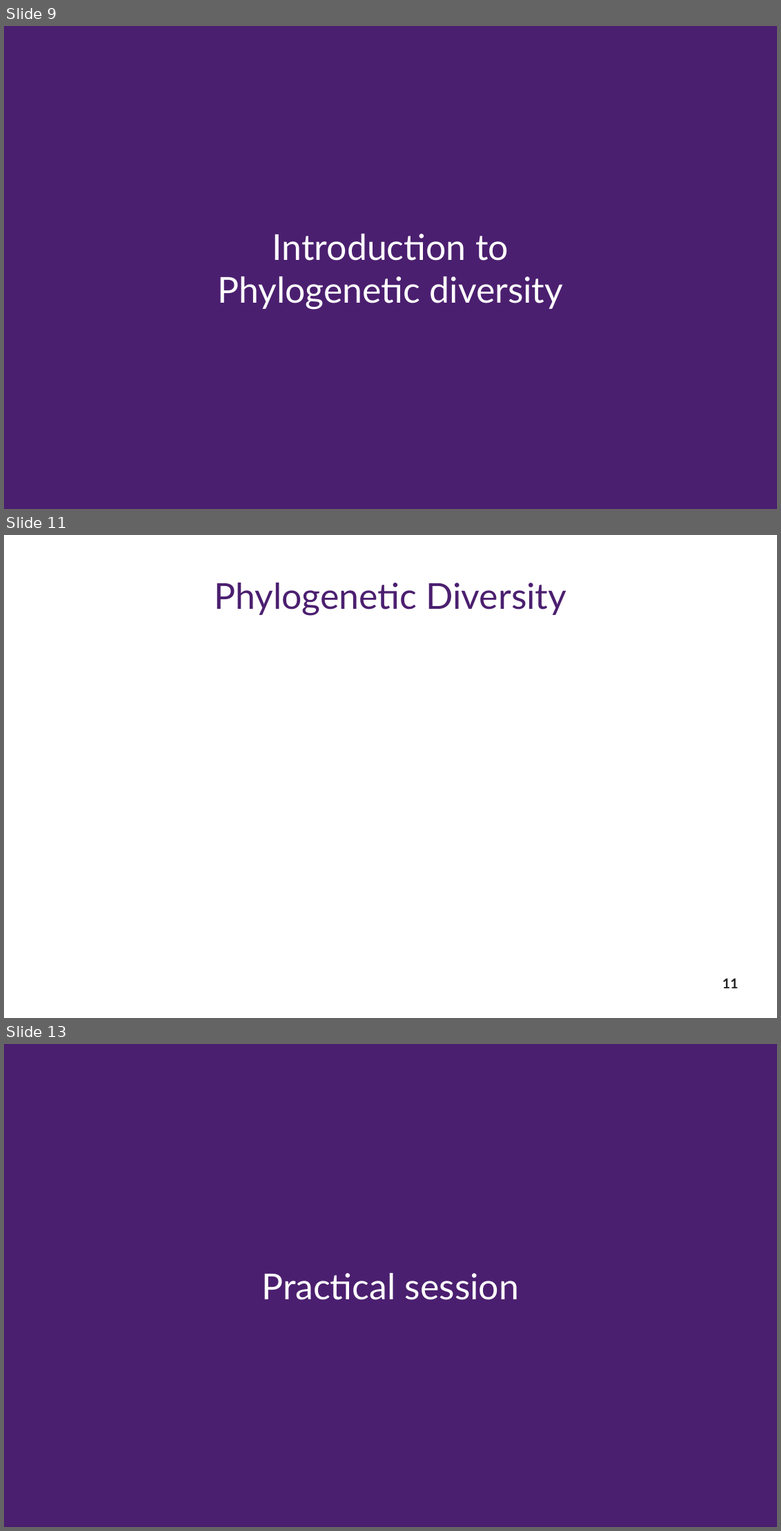
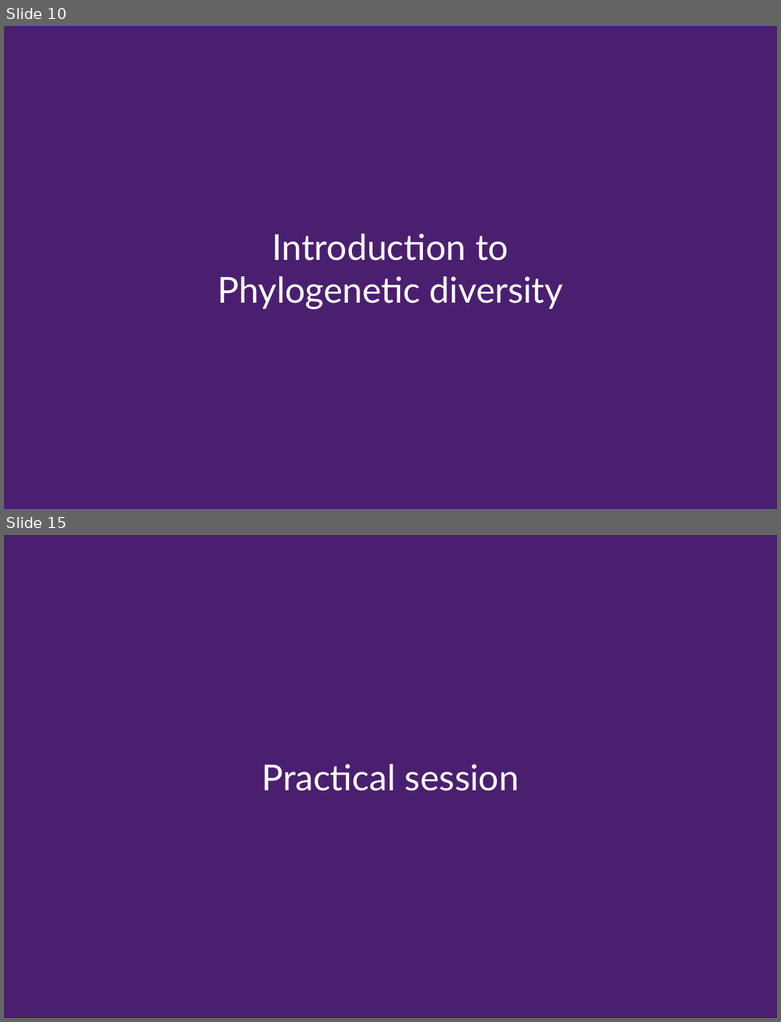
Before and after one commit to Rekyt/biodiversity_facets_tutorial, a slide deck: biodiversity_facets_presentation.odp. Shown one above the other, each under a label of ours: slides 9, 11 and 13 before the commit, slides 10 and 15 after it; the slides between them are not shown. The pictures are 781x1531 and 781x1022 pixels, drawn with LibreOffice and Linux fonts; fonts in the diff are those of the drawing. Boxes give left, top, right and bottom in pixels: in the first picture for what was removed or moved away, otherwise in the second. Text is boxed around its words. In the diff, an @@ line names an element or a change of style, - is before the commit and + after.

```diff
--- a/biodiversity_facets_presentation.odp
+++ b/biodiversity_facets_presentation.odp
@@ slide 11 removed at bbox=[4, 535, 777, 1018], background #FFFFFF @@
@@ title removed at bbox=[214, 583, 566, 615] @@
-Phylogenetic Diversity
@@ page number removed at bbox=[722, 978, 738, 988] @@
-11
@@ what was slide 9 is now slide 10 @@
@@ what was slide 13 is now slide 15 @@
```
Also in this commit, not shown: 4 slides changed, 9 slides added, 3 other slides removed.
